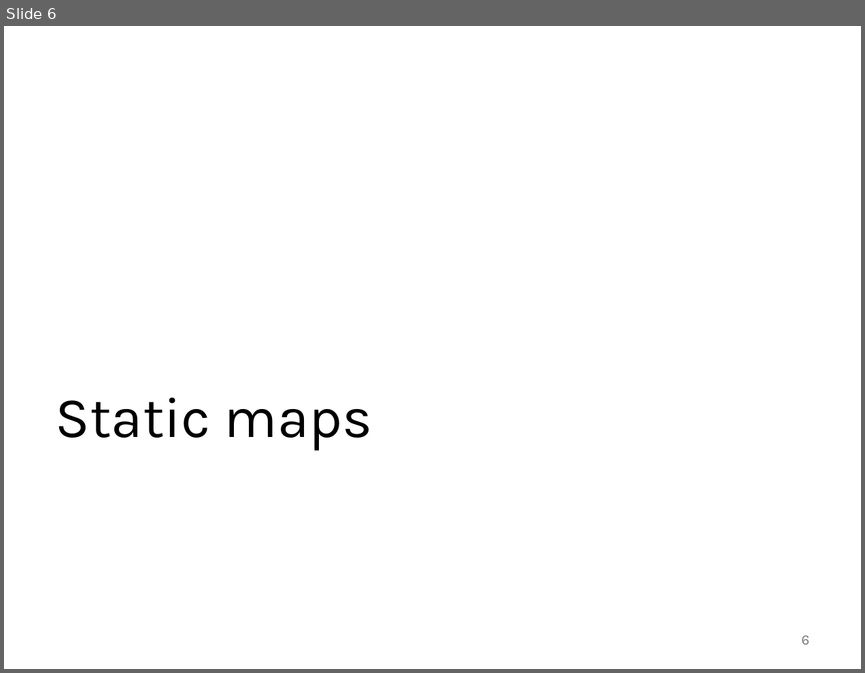
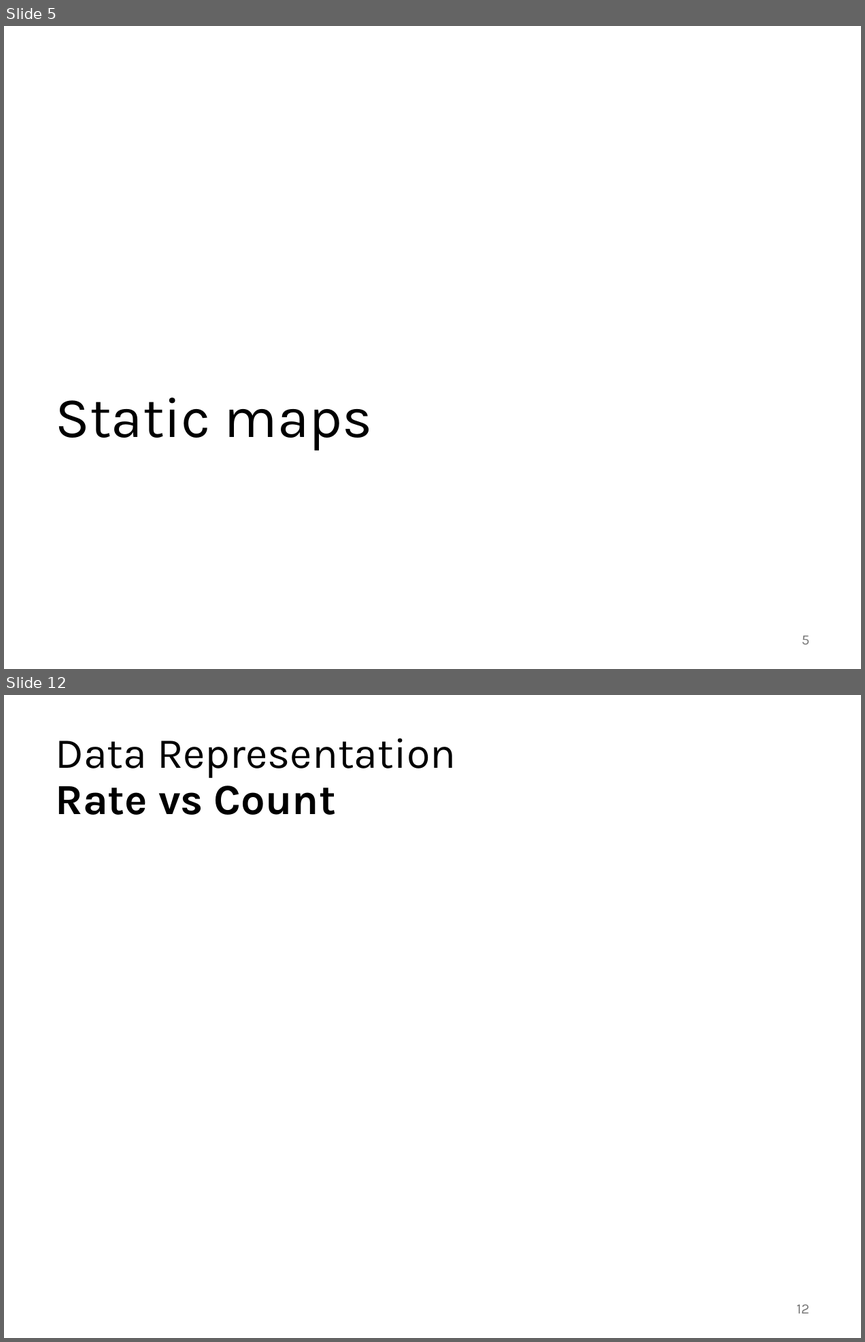
Before and after one commit to abuabara/abuabara.github.io, a slide deck: DAEN489S26/week11_slides.pptx. Shown one above the other, each under a label of ours: slide 6 before the commit, slides 5 and 12 after it; the slides between them are not shown. The pictures are 865x673 and 865x1342 pixels, drawn with LibreOffice and Linux fonts; fonts in the diff are those of the drawing. Boxes give left, top, right and bottom in pixels: in the first picture for what was removed or moved away, otherwise in the second. Text is boxed around its words. In the diff, an @@ line names an element or a change of style, - is before the commit and + after.

```diff
--- a/DAEN489S26/week11_slides.pptx
+++ b/DAEN489S26/week11_slides.pptx
@@ slide 12 added at [4,695,861,1338], background #FFFFFF @@
@@ title added at [56,738,456,815], 36 pt, text #000000 @@
+Data Representation
+Rate vs Count
@@ page number added at [796,1304,809,1313], 12 pt, text #797979 @@
+12
@@ what was slide 6 is now slide 5 @@
@@ page number at [802,635,810,644]: text changed @@
-6
+5
```
Also in this commit, not shown: 4 slides changed, 15 other slides added, 2 slides removed, 2 other files.
